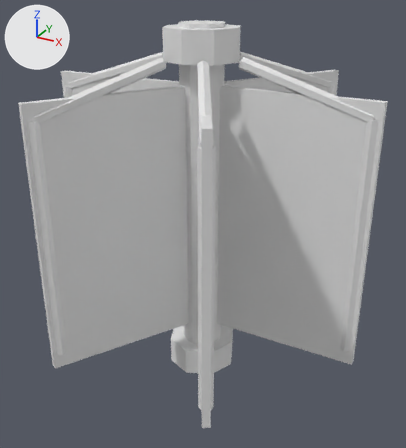
The glTF model models/orbital_radiator_array.glb: old version first, new version second.
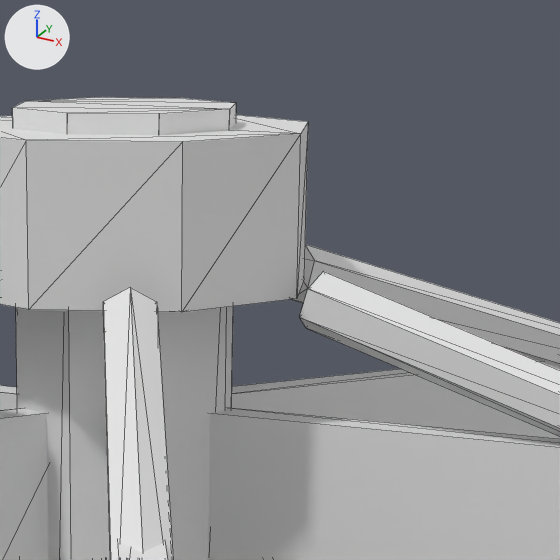
Each version is shown whole from a camera (50 mm lens) standing at (0.1415, -0.2564, 0.1203) and looking at (0.0018, -0.0024, -0.0067), then close up on the part from 43% to 72% of the width and 0% to 26% of the height. Lighting does not change. The marker at upper left points along +X, +Y and +Z. The first two pictures are the older version. The close-ups show mesh edges as thin lines. Vertices at exactly the same position are counted once.

Names of what the first close-up shows: 'RadiatorArray'.
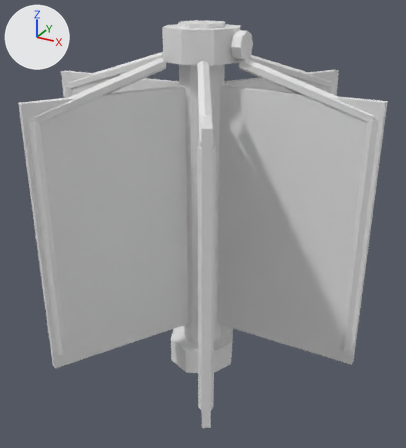
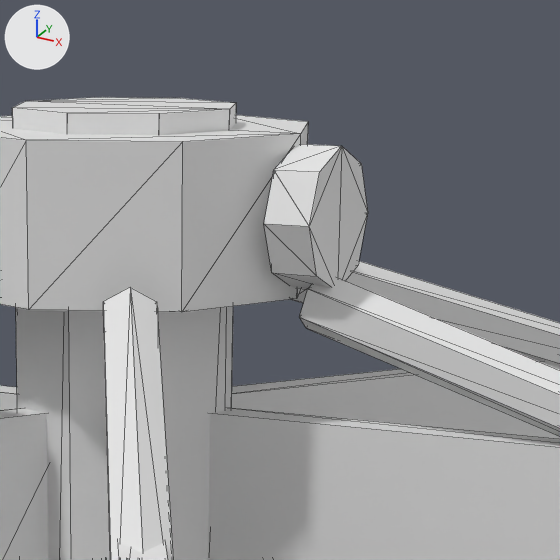
Location of each change, (x1, y1, x2, y2) in pixels of the close-ups (560 x 560 px):
part 1 of me_cylinder, added
    after: (264, 144, 368, 289)

What the commit changed:
me_cylinder is used by ob_radiatorarray; location (0.0, 0.0, 0.0).
me_cylinder had 240 vertices, 396 faces and spanned x -0.093..0.093, y -0.081..0.081, z -0.1..0.1.
me_cylinder now has 256 vertices, 424 faces and spans x -0.093..0.093, y -0.081..0.081, z -0.1..0.1.
me_cylinder part 1: a new loose piece, an 8-sided cylinder along x spanning x 0.0195..0.0245, y -0.007..0.007, z 0.083..0.097.
